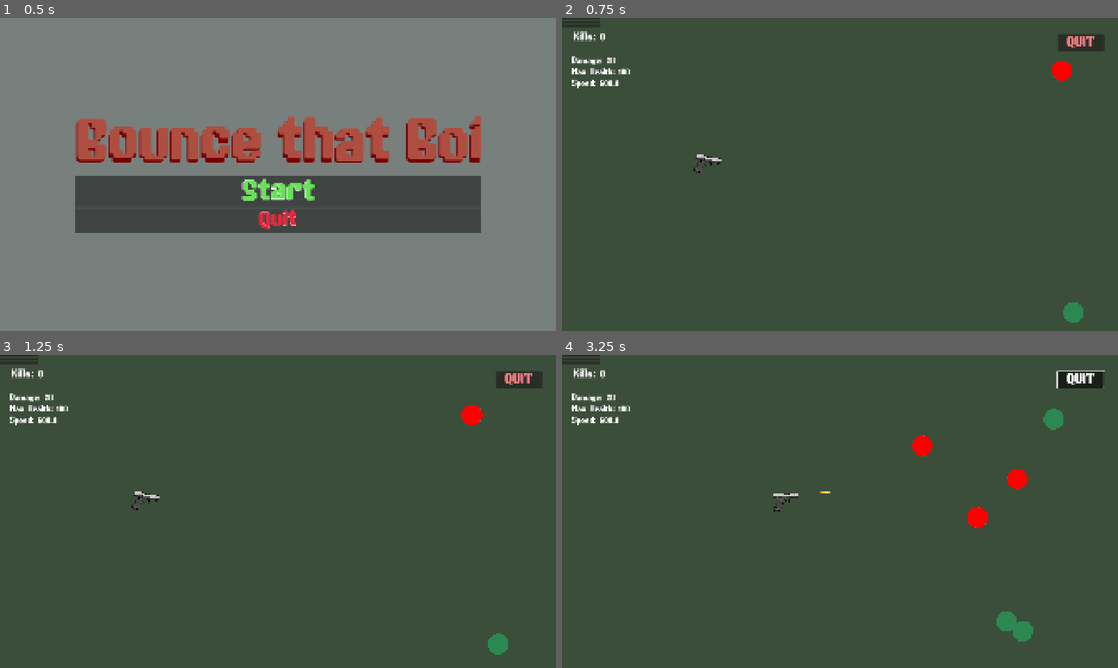
Above: before the commit, frames 1-4 (two rows, left to right).
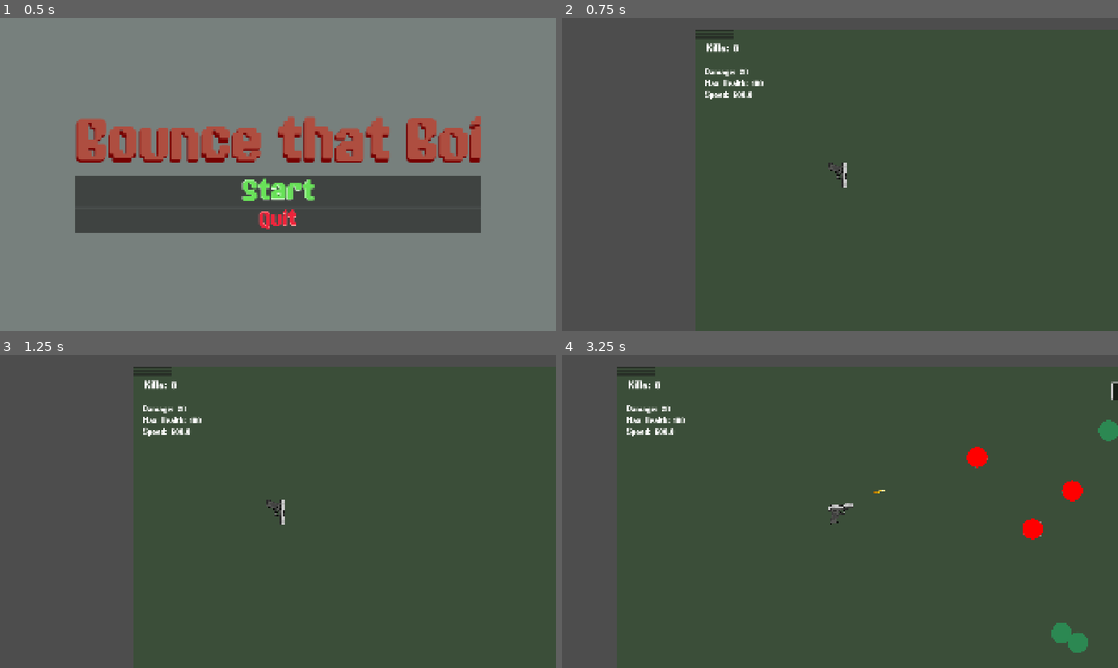
Above: after the commit, the same moments.

Repository: leo434472-oss/godot-game
Game: Godot game, scene res://main_menu.tscn
Two runs of this game, one before a commit and one after it. Both use one fixed random seed, a clock stepped at 60 frames per second and the inputs below.
Inputs (mouse positions are in pixels of both pictures, inside the frame that each line leads up to; where the layout moved, square brackets give the same spot in the first picture):
- Up to frame 1 (0.5 s): no input
- Up to frame 2 (0.75 s): click "Start" at 0.5 s
- Up to frame 3 (1.25 s): no input
- Up to frame 4 (3.25 s): click (712, 367) [578, 355] at 1.25 s; click (712, 370) [578, 358] at 2 s; move the mouse to (962, 495) at 2.77 s; hold Right (ui_right) from 2.78 s (still down); hold Space (shoot) from 2.78 s (still down)

Frame 1 is identical in both runs. In frame 2, 2.2% of the frame differs, in the area x 0-98%, y 0-98%; in frame 3, 2.3%; in frame 4, 4.3%, in the area x 0-100%, y 0-96%.

Commit message:
Update player.tscn

Diff:
--- a/player.tscn
+++ b/player.tscn
@@ -25,3 +25,5 @@
 
 [node name="Muzzle" type="Marker2D" parent="." unique_id=822706832]
 position = Vector2(49, -18)
+
+[node name="Camera2D" type="Camera2D" parent="." unique_id=54248437]
